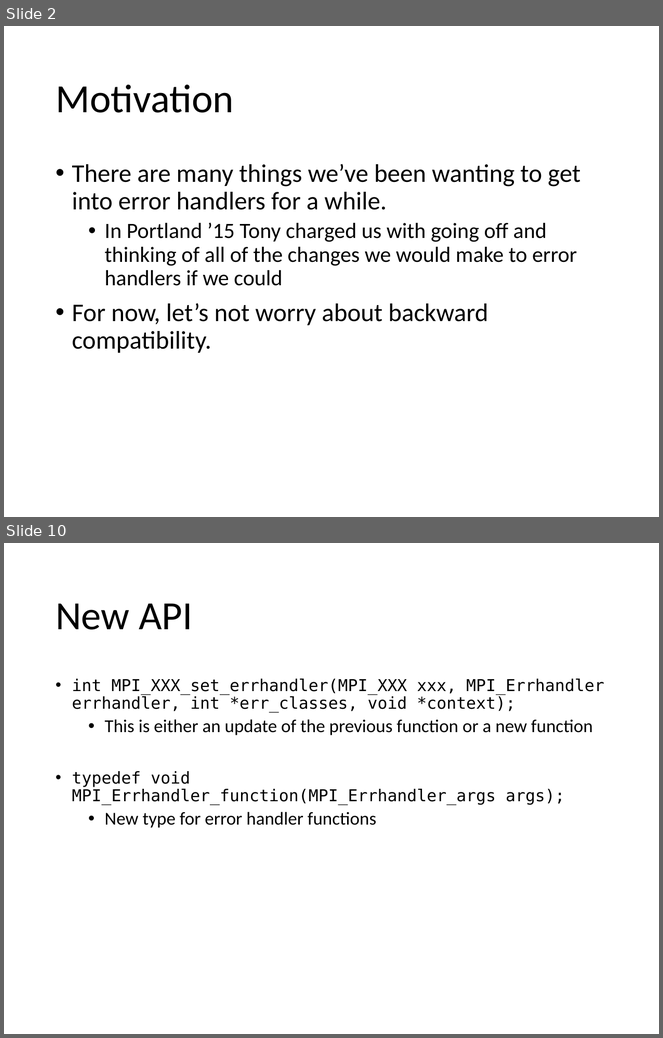
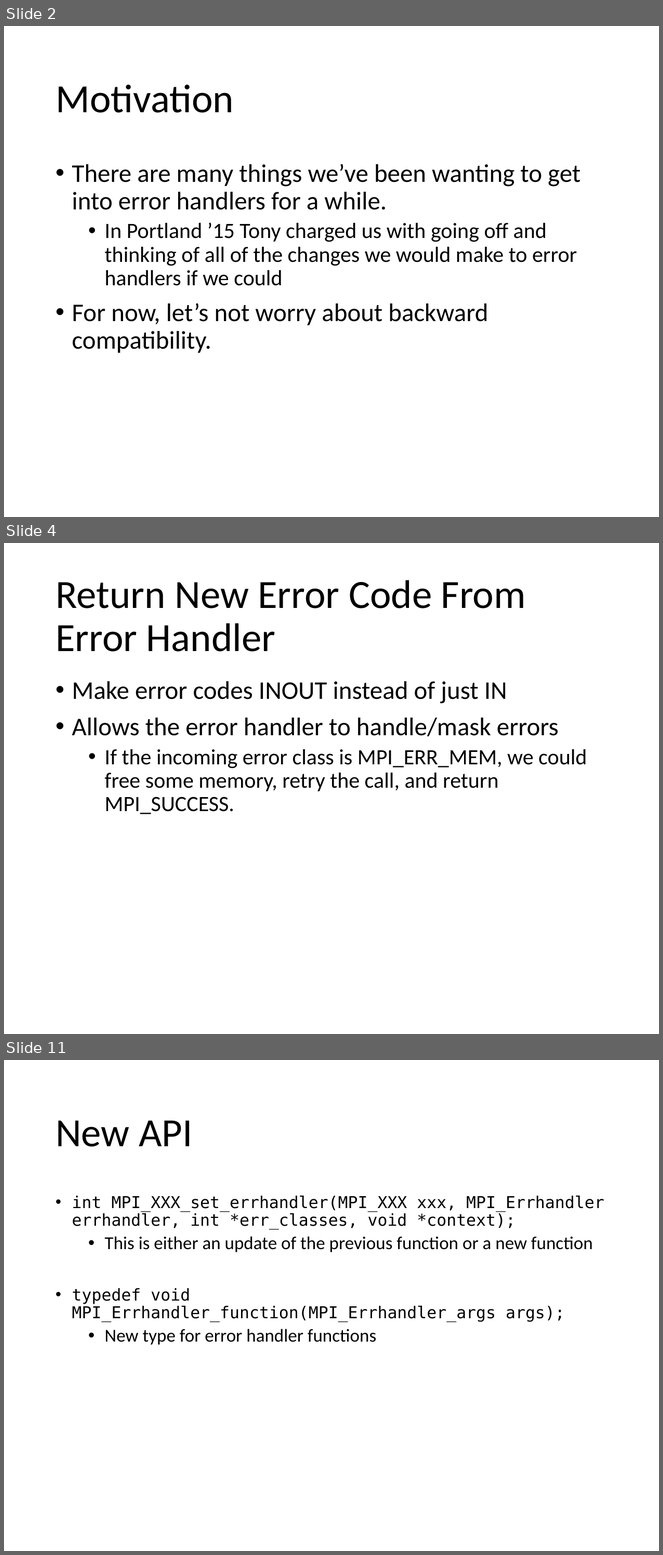
Before and after one commit to mpiwg-ft/ft-issues, a slide deck: slides/2016-03-01-FTWG-Error-Handlers.pptx. Shown one above the other, each under a label of ours: slides 2 and 10 before the commit, slides 2, 4 and 11 after it; the slides between them are not shown. The pictures are 663x1038 and 663x1555 pixels, drawn with LibreOffice and Linux fonts; fonts in the diff are those of the drawing. Boxes give left, top, right and bottom in pixels: in the first picture for what was removed or moved away, otherwise in the second. Text is boxed around its words. In the diff, an @@ line names an element or a change of style, - is before the commit and + after.

```diff
--- a/slides/2016-03-01-FTWG-Error-Handlers.pptx
+++ b/slides/2016-03-01-FTWG-Error-Handlers.pptx
@@ slide 4 added at (4, 543, 659, 1034), background #FFFFFF @@
@@ title added at (55, 580, 526, 652), 44 pt, text #000000 @@
+Return New Error Code From Error Handler
@@ text added at (72, 681, 587, 814), 24 pt, text #000000 @@
+• Make error codes INOUT instead of just IN
+• Allows the error handler to handle/mask errors
+  • If the incoming error class is MPI_ERR_MEM, we could free some memory, retry the call, and return MPI_SUCCESS.
@@ what was slide 10 is now slide 11 @@
```
Also in this commit, not shown: 7 slides changed.
